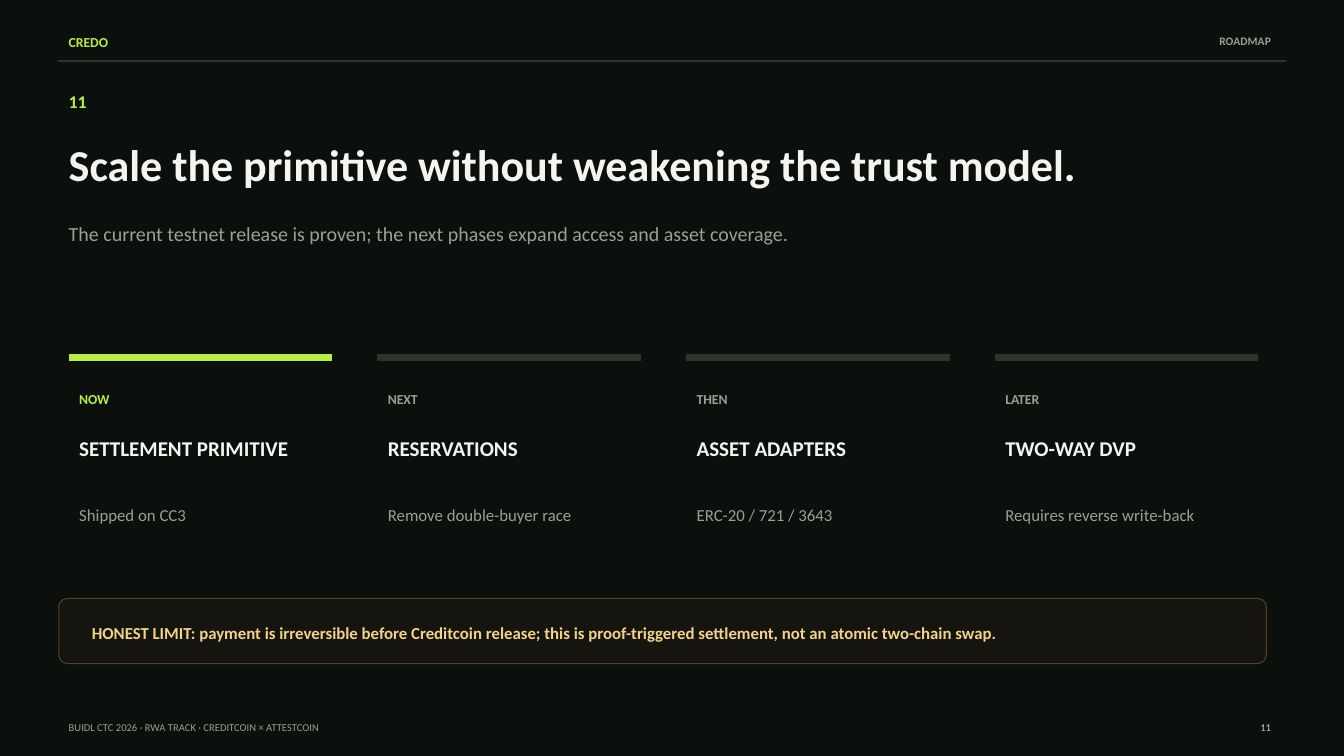
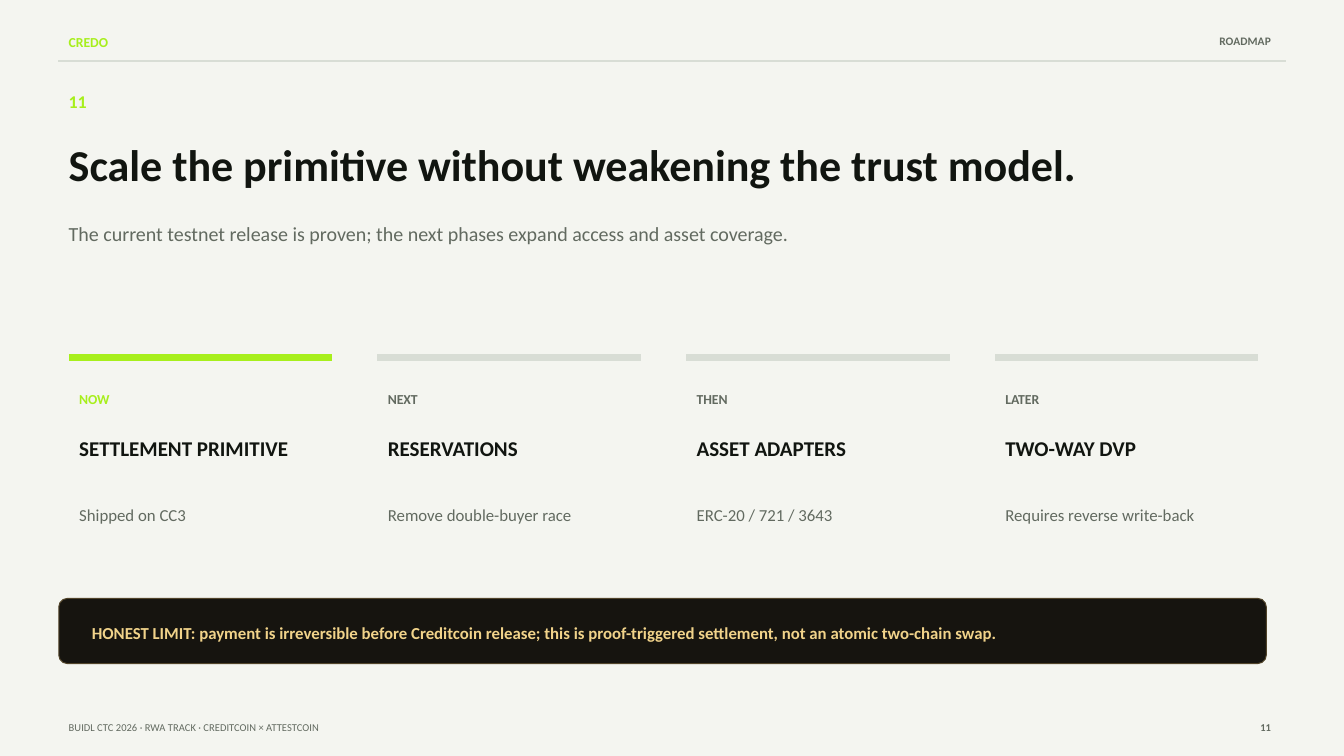
Before and after one commit to envexx/credo-settlement-rwa, a slide deck: slide 11 of docs/submission/credo-deck-professional.pptx. Drawn at 1344x756 pixels with LibreOffice and Linux fonts; fonts in the diff are those of the drawing. Boxes give left, top, right and bottom in pixels: in the first picture for what was removed or moved away, otherwise in the second. Text is boxed around its words. In the diff, an @@ line names an element or a change of style, - is before the commit and + after.

Commit message:
docs: align Credo deck with live brand palette

```diff
--- a/docs/submission/credo-deck-professional.pptx
+++ b/docs/submission/credo-deck-professional.pptx
@@ background #0B100C to #F4F5F0 @@
@@ rectangle at (70,355,332,360): fill #B7EE42 to #A7EF1C; outline #B7EE42 0 pt to #A7EF1C 0 pt @@
@@ fill #2B352C to #D8DDD5; outline #2B352C 0 pt to #D8DDD5 0 pt in 4 elements at (58,60,1286,62), (378,355,640,360), (687,355,949,360), (996,355,1258,360) @@
@@ text colour #B7EE42 to #A7EF1C in 3 elements at (69,38,108,47), (69,96,87,108), (79,395,109,404) @@
@@ text colour #F4F5F0 to #111510 in 5 elements at (69,150,1076,189), (79,442,288,456), (388,442,518,456), (697,442,846,456), (1005,442,1136,456) @@
@@ text colour #98A194 to #626A60 in 11 elements at (1219,37,1271,45), (69,227,788,245), (79,509,186,524), (388,395,418,404), (388,509,571,524), (697,395,728,404), (697,509,832,521), (1005,395,1039,404), (1005,509,1194,524), (69,724,319,731), (1260,724,1271,731) @@
```
Also in this commit, not shown: 11 other slides changed, 1 other file.
